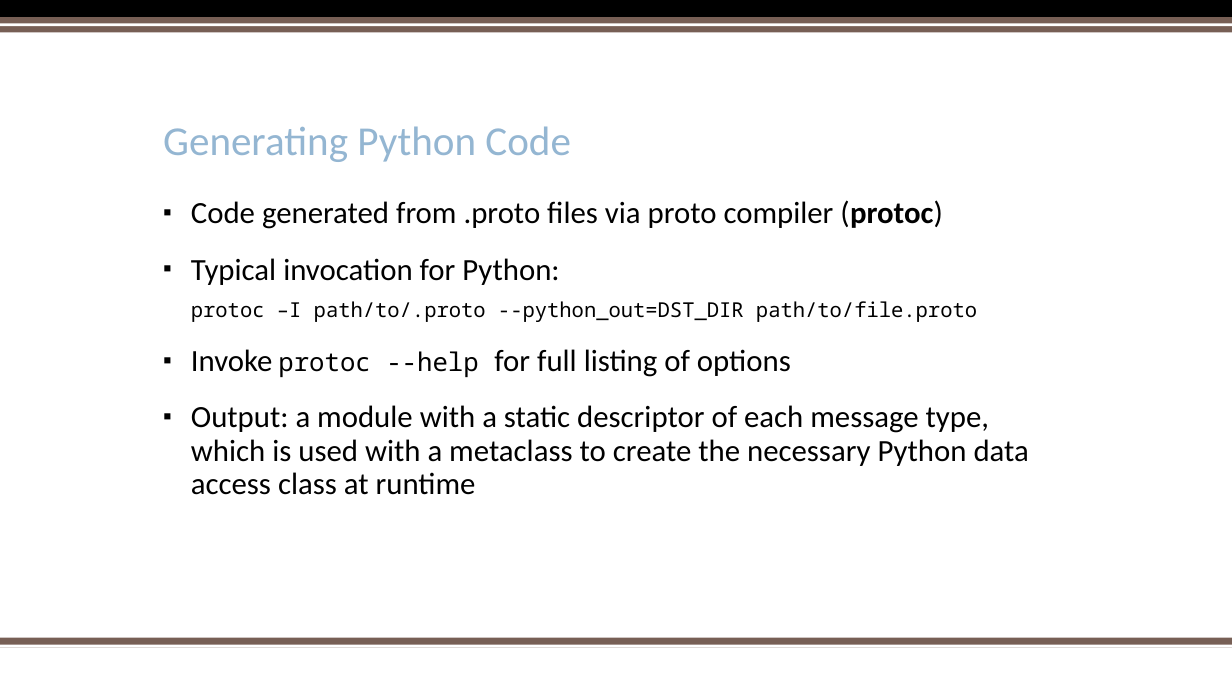
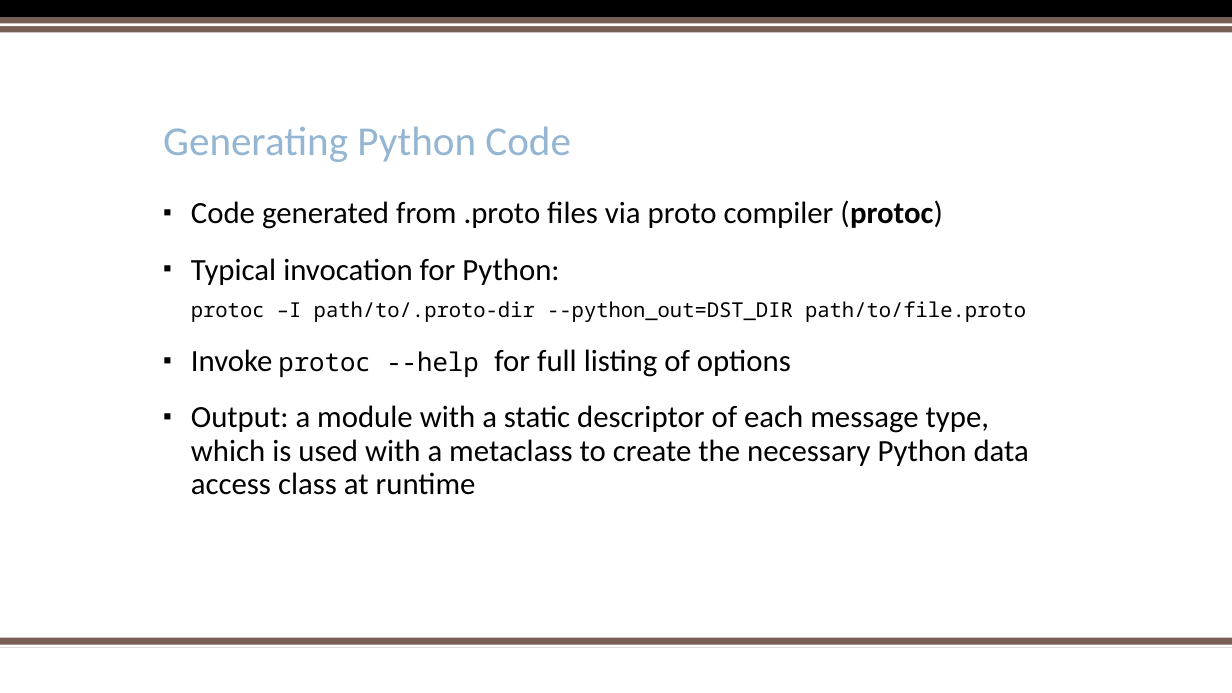
Before and after one commit to kerchen/PyOhioProtobuf, a slide deck: slide 16 of PythonProtobufPyOhio2017.pptx (slide 10 before the commit). Drawn at 1232x693 pixels with LibreOffice and Linux fonts; fonts in the diff are those of the drawing; background and template pictures are left out. Boxes give left, top, right and bottom in pixels: in the first picture for what was removed or moved away, otherwise in the second. Text is boxed around its words. In the diff, an @@ line names an element or a change of style, - is before the commit and + after.

```diff
--- a/PythonProtobufPyOhio2017.pptx
+++ b/PythonProtobufPyOhio2017.pptx
@@ text at (191,301,1026,322): text changed @@
-  protoc –I path/to/.proto --python_out=DST_DIR path/to/file.proto
+  protoc –I path/to/.proto-dir --python_out=DST_DIR path/to/file.proto
```
Also in this commit, not shown: 4 other slides changed, 6 slides added.
